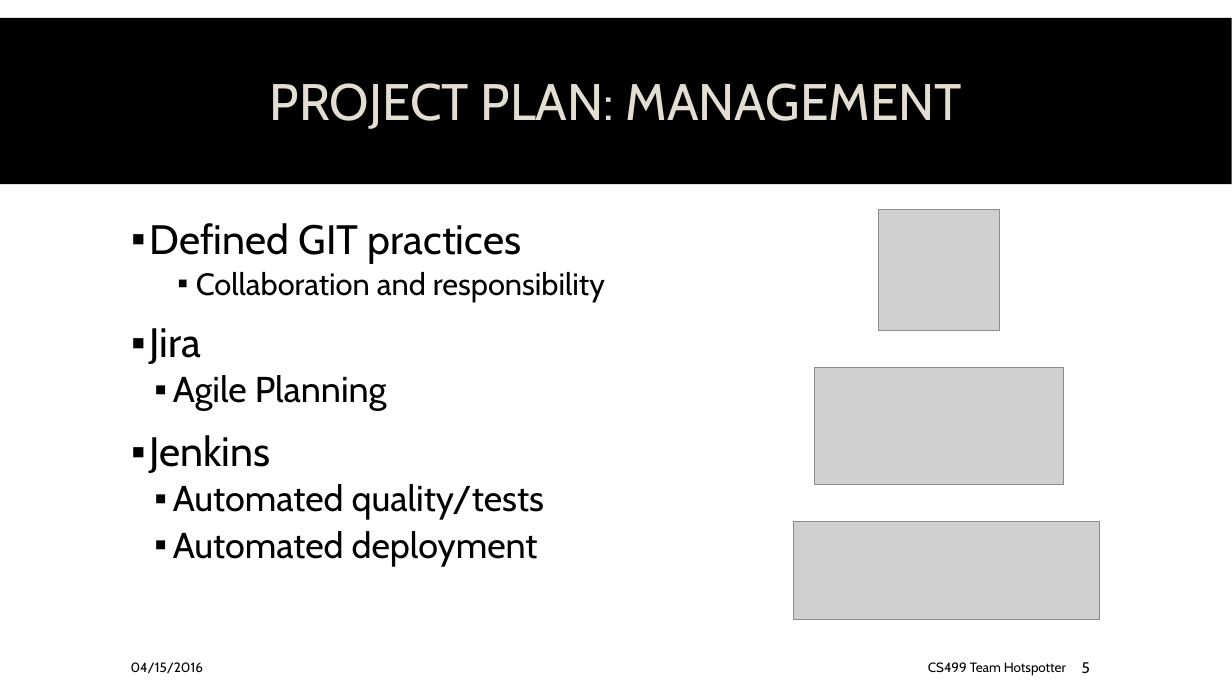
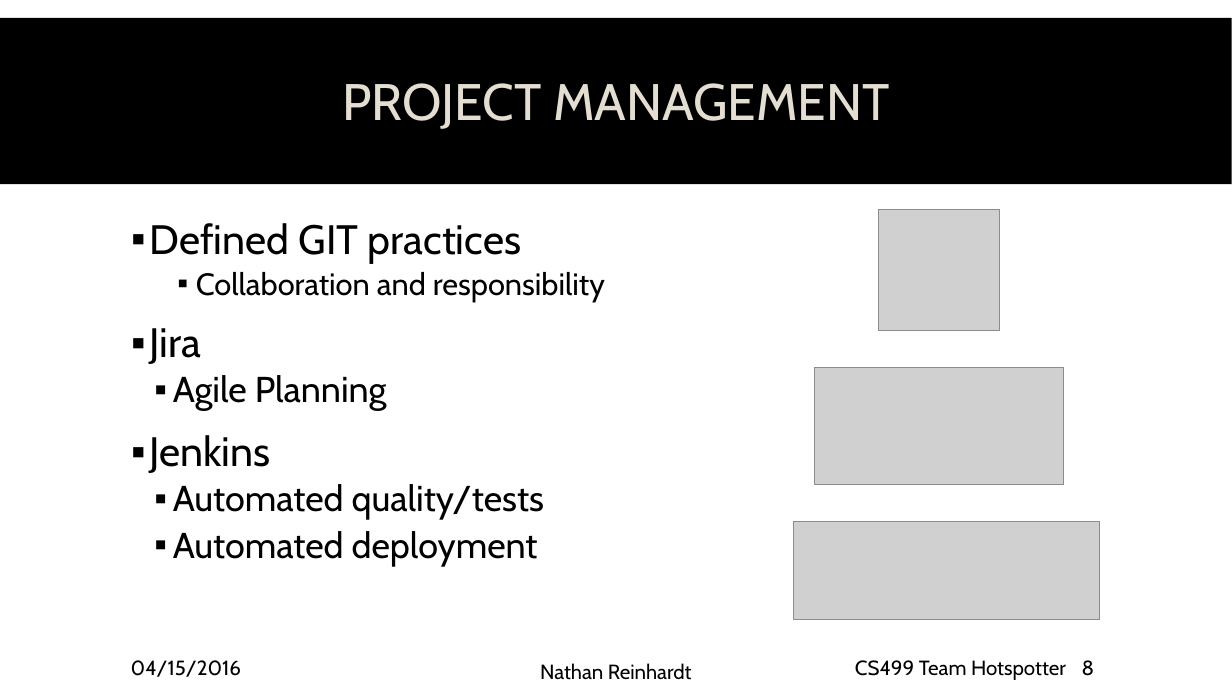
Before and after one commit to spesmit/hotspotter, a slide deck: slide 8 of Documentation/Presentations/CS499 Final Presentation.pptx (slide 5 before the commit). Drawn at 1232x693 pixels with LibreOffice and Linux fonts; fonts in the diff are those of the drawing; grey boxes stand for pictures; background and template pictures are left out. Boxes give left, top, right and bottom in pixels: in the first picture for what was removed or moved away, otherwise in the second. Text is boxed around its words. In the diff, an @@ line names an element or a change of style, - is before the commit and + after.

Commit message:
add names to slides and formatted everything per groups will

```diff
--- a/Documentation/Presentations/CS499 Final Presentation.pptx
+++ b/Documentation/Presentations/CS499 Final Presentation.pptx
@@ title at [342, 83, 889, 129]: text changed @@
-PROJECT PLAN: MANAGEMENT
+PROJECT MANAGEMENT
@@ text "04/15/2016" at [131, 660, 241, 677]: size 10.5 to 16 pt @@
@@ text "CS499 Team Hotspotter" at [855, 660, 1066, 680]: size 10.5 to 16 pt @@
@@ text added at [540, 663, 692, 680], 16 pt, text #000000 @@
+Nathan Reinhardt
@@ page number at [1082, 660, 1094, 676]: text changed; size 12 to 16 pt @@
-5
+8
```
Also in this commit, not shown: 12 other slides changed.
